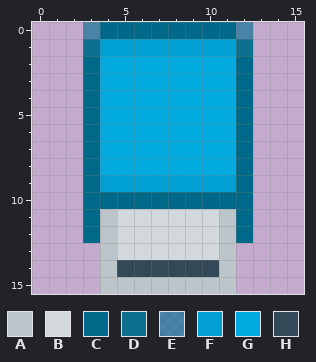
Pixel-art sprite, stored at icons/16x16/org.xfce.volman.png. This is how it looked before the edit.
The file is 16x16 pixels. Colours within 5 levels of each other are drawn and written as one.
Palette (. is transparent): A #bcc5ca  B #d2d8dc  C #006888  D #006c8ced  E #006c8ea0  F #00a1d2  G #00aade  H #344958
Pixels before, first column x 3:
 0 ECCCCCCCCE
 1 DFFFFFFFFD
 2 CGGGGGGGGC
 3 CGGGGGGGGC
 4 CGGGGGGGGC
 5 CGGGGGGGGC
 6 CGGGGGGGGC
 7 CGGGGGGGGC
 8 CGGGGGGGGC
 9 CFFFFFFFFC
10 CCCCCCCCCC
11 CABBBBBBAC
12 CABBBBBBAC
13 .ABBBBBBA.
14 .AHHHHHHA.
15 .AAAAAAAA.
New version:
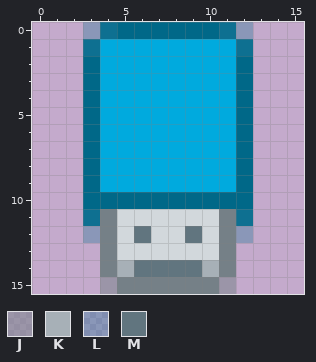
Colours new in this view: J #7a858c8e  K #a7b0b7  L #0069884b  M #61757f
Edits made:
colour A: #bcc5ca -> #758087
Changed rows in their new state; - is a pixel that keeps its letter.
first column x 3:
 0 LD------DL
 1 -GGGGGGGG-
first column x 3:
 9 -GGGGGGGG-
11 D--------D
12 L--M--M--L
14 --KMMMMK--
15 -J------J-
Pixel boxes of the changes (left, top, right, bottom) in both pictures:
changed: (83, 22, 253, 56)
changed: (83, 175, 253, 294)
